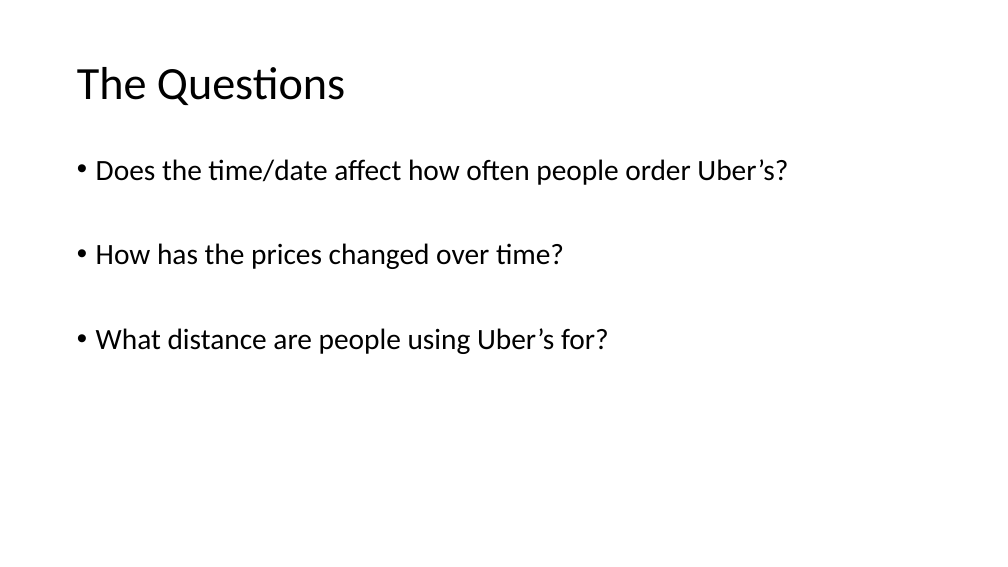
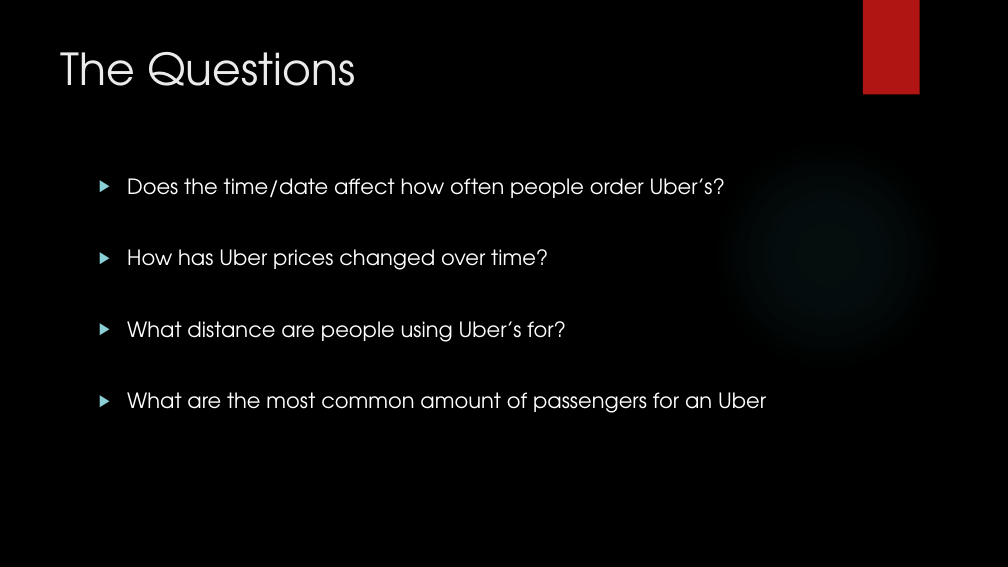
Before and after one commit to Maliha2030/Project1_The_A_Team_Uber, a slide deck: slide 3 of The A Team.pptx. Drawn at 1008x567 pixels with LibreOffice and Linux fonts; fonts in the diff are those of the drawing; background and template pictures are left out. Boxes give left, top, right and bottom in pixels: in the first picture for what was removed or moved away, otherwise in the second. Text is boxed around its words. In the diff, an @@ line names an element or a change of style, - is before the commit and + after.

```diff
--- a/The A Team.pptx
+++ b/The A Team.pptx
@@ background #FFFFFF to picture (left out) @@
@@ rectangle added at bbox=[863, 0, 920, 95], fill #B01513 @@
@@ title "The Questions": place and size @@
-title "The Questions" at bbox=[77, 67, 345, 105]
+title "The Questions" at bbox=[61, 52, 356, 86]
@@ title "The Questions" at bbox=[61, 52, 356, 86]: size 44 to 42 pt, font Calibri to TeX Gyre Adventor, text colour #000000 to #EBEBEB; line spacing 0.9 to 1; vertical alignment middle to top @@
@@ ellipse added at bbox=[712, 138, 944, 371], fill gradient #50B9C1 @@
@@ text "Does the time/date affect how ...": place and size @@
-text "Does the time/date affect how ..." at bbox=[96, 159, 788, 354]
+text "Does the time/date affect how ..." at bbox=[127, 178, 766, 413]
@@ text at bbox=[127, 178, 725, 342]: size 28 to 20 pt, font Calibri to TeX Gyre Adventor, text colour #000000 to #FFFFFF in "Does the time/date affect how often people ...", "What distance are people using Uber’s for?"; bullet • to ▶; line spacing 0.9 to 1 @@
@@ text at bbox=[127, 249, 548, 270]: text changed; size 28 to 20 pt; font Calibri to TeX Gyre Adventor; text colour #000000 to #FFFFFF @@
-• How has the prices changed over time?
+▶ How has Uber prices changed over time?
@@ text at bbox=[127, 392, 766, 413]: paragraph added @@
+▶ What are the most common amount of passengers for an Uber
```
Also in this commit, not shown: 8 other slides changed, 4 slides added, 3 slides removed.
